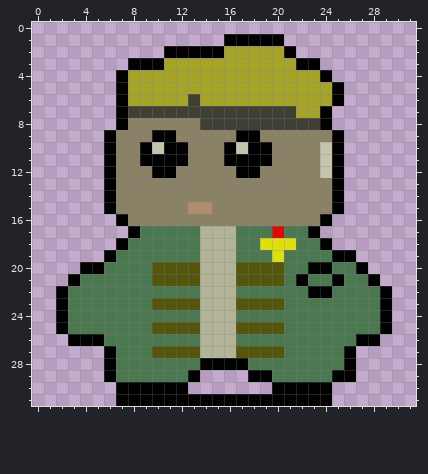
Two versions of one pixel-art sprite, res/Forge-player.png. This is how it looked before the edit.
The file is 32x32 pixels.
After the commit:
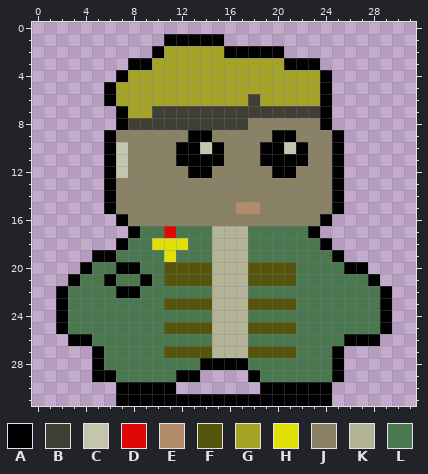
Palette (. is transparent): A #000000  B #3f3f34  C #c5c5ae  D #e00707  E #b38c6c  F #55550c  G #a6a425  H #e0e007  J #8b8265  K #b3b396  L #4a7950
Difference:
y 1: x 11..20 .....AAAAA -> AAAAA.....
y 2: x 10..21 .AAAAAGGGGGA -> AGGGGGAAAAA.
y 3: x 10 A -> G; x 21 G -> A
y 5: x 6..7 .A -> AG; x 24..25 GA -> A.
y 6: x 6..7 .A -> AG; x 13 B -> G; x 18 G -> B; x 24..25 GA -> A.
y 7: x 8..9 BB -> GG; x 22..23 GG -> BB
y 8: x 8..13 JJJJJJ -> BBBBBB; x 18..23 BBBBBB -> JJJJJJ
y 9: x 10..11 AA -> JJ; x 13..14 JJ -> AA; x 17..18 AA -> JJ; x 20..21 JJ -> AA
y 10: x 7 J -> C; x 9..11 ACA -> JJJ; x 13..18 JJJACA -> ACAJJJ; x 20..22 JJJ -> ACA; x 24 C -> J
y 11: x 7 J -> C; x 9..11 AAA -> JJJ; x 13..18 JJJAAA -> AAAJJJ; x 20..22 JJJ -> AAA; x 24 C -> J
y 12: x 7 J -> C; x 10..11 AA -> JJ; x 13..14 JJ -> AA; x 17..18 AA -> JJ; x 20..21 JJ -> AA; x 24 C -> J
y 15: x 13..14 EE -> JJ; x 17..18 JJ -> EE
y 17: x 11 L -> D; x 14 K -> L; x 17 L -> K; x 20 D -> L
y 18: x 10..12 LLL -> HHH; x 14 K -> L; x 17 L -> K; x 19..21 HHH -> LLL
y 19: x 5 . -> A; x 11 L -> H; x 14 K -> L; x 17 L -> K; x 20 H -> L; x 26 A -> .
y 20: x 5 A -> L; x 7..8 LL -> AA; x 10 F -> L; x 14 K -> F; x 17 F -> K; x 21 L -> F; x 23..24 AA -> LL; x 26 L -> A
y 21: x 6 L -> A; x 9..10 LF -> AL; x 14 K -> F; x 17 F -> K; x 21..22 LA -> FL; x 25 A -> L
y 22: x 7..8 LL -> AA; x 14 K -> L; x 17 L -> K; x 23..24 AA -> LL
y 23: x 10 F -> L; x 14 K -> F; x 17 F -> K; x 21 L -> F
y 24: x 14 K -> L; x 17 L -> K
y 25: x 10 F -> L; x 14 K -> F; x 17 F -> K; x 21 L -> F
y 26: x 5 A -> L; x 14 K -> L; x 17 L -> K; x 26 L -> A
y 27: x 5..6 .A -> AL; x 10 F -> L; x 14 K -> F; x 17 F -> K; x 21 L -> F; x 25..26 LA -> A.
y 28: x 5..6 .A -> AL; x 25..26 LA -> A.
y 29: x 5 . -> A; x 12 L -> A; x 19 A -> L; x 26 A -> .
y 30: x 12 A -> .; x 19 . -> A
